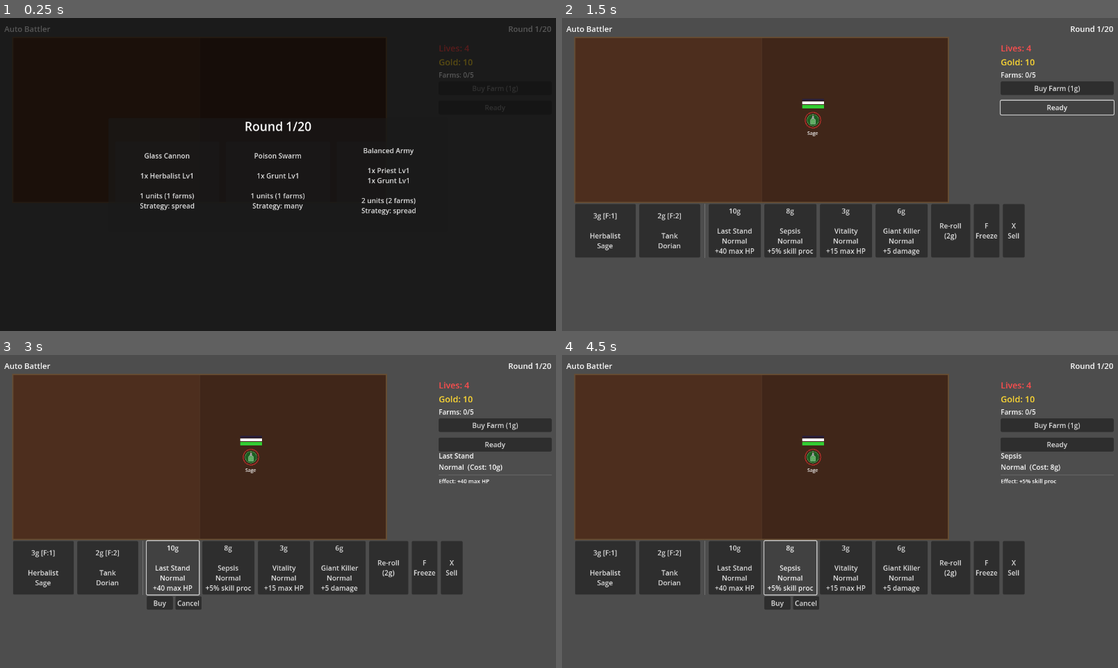
Above: before the commit, frames 1-4 (two rows, left to right).
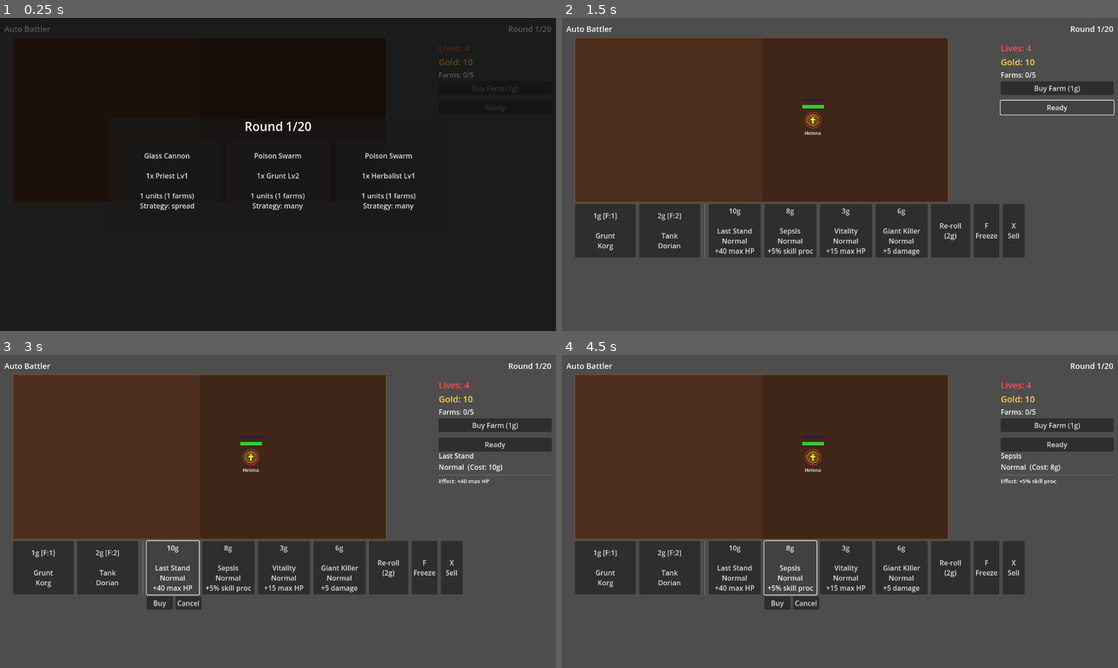
Above: after the commit, the same moments.

Repository: MarcelineVPQ/auto_battler
Game: Godot game, scene res://scenes/main.tscn
The game is run twice, just before and just after one commit, with the same random seed, the same clock (stepped at 60 frames per second) and the same inputs. The engine's default icon, where the game draws it, is replaced by a stand-in: a white triangle on a blue panel in a dark square.
Inputs (mouse positions are in pixels of both pictures, inside the frame that each line leads up to):
- Up to frame 1 (0.25 s): no input
- Up to frame 2 (1.5 s): click (728, 180) at 0.5 s, where only the run before the commit has a clickable "Glass Cannon 1x Herbalist Lv1…"; click "Ready" at 1.25 s
- Up to frame 3 (3 s): click "Ready" at 2 s; click "10g Last Stand Normal +40 max…" at 2.75 s
- Up to frame 4 (4.5 s): click "10g Last Stand Normal +40 max…" at 3.5 s; click "8g Sepsis Normal +5% skill pr…" at 4.25 s

The runs differ from the first frame. In frame 1, 0.8% of the frame differs, in the area x 25-75%, y 41-63%; in frame 2, 0.2%; in frame 3, 0.2%; in frame 4, 0.2%.

Commit message:
Bias shop and waves toward cheap units in early rounds
Grunt, Priest, Herbalist get bonus weight in rounds 1-8, while expensive
units (Archer, Assassin, Summoner) are rare before round 6. Applies to
both player shop rolls and enemy wave generation.

Co-Authored-By: Claude Opus 4.6 <noreply@anthropic.com>

Diff:
--- a/scripts/main.gd
+++ b/scripts/main.gd
@@ -353,9 +353,27 @@
 	var pool: Array[UnitData] = []
 	for data in hero_pool:
 		var w: int = weights.get(data.unit_class, 1)
+		w = _apply_round_weight(w, data.pop_cost)
 		for i in range(w):
 			pool.append(data)
 	return pool
+
+# Bias toward cheap units early; expensive ones become common later
+func _apply_round_weight(base_weight: int, pop_cost: int) -> int:
+	var round_num := GameManager.current_round
+	if pop_cost <= 1:
+		# Cheap units: bonus weight early, fades by round 8
+		return base_weight + maxi(4 - round_num / 2, 0)
+	elif pop_cost == 2:
+		# Medium units: small bonus early
+		return base_weight + maxi(2 - round_num / 3, 0)
+	else:
+		# Expensive units (3-4): reduced early, full weight by round 6+
+		if round_num < 3:
+			return maxi(base_weight / 3, 1) if base_weight > 0 else 0
+		elif round_num < 6:
+			return maxi(base_weight / 2, 1) if base_weight > 0 else 0
+		return base_weight
 
 func _on_wave_selected(idx: int) -> void:
 	var wave: Dictionary = wave_options[idx]
@@ -455,8 +473,12 @@
 func _roll_shop() -> void:
 	_cancel_shop_selection()
 	shop_slots.clear()
+	var hero_weights := {}
+	for data in hero_pool:
+		hero_weights[data.unit_class] = 1
+	var weighted_heroes := _build_weighted_pool(hero_weights)
 	for i in range(HERO_SHOP_SLOTS):
-		var data: UnitData = hero_pool.pick_random()
+		var data: UnitData = weighted_heroes.pick_random()
 		shop_slots.append({"type": "hero", "data": data, "cost": data.farm_cost, "sold": false})
 	var pool = upgrade_pool.filter(func(u):
 		if u.rarity == "Epic": return GameManager.current_round >= 10
